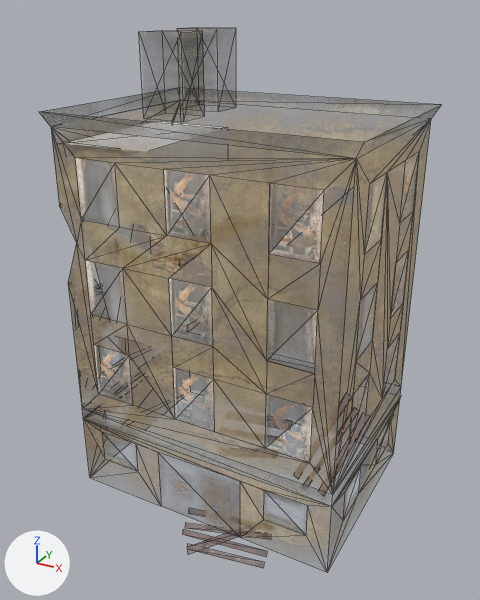
Renders of the FBX model TrashSoup/TrashSoup/TrashSoupContent/Models/Enviro/Buildings/Big_house3_LOD2.FBX from each side of a commit.
Camera for both pictures: a 50 mm camera at (0.0832, -0.1648, 0.1449) aimed at (-0.0074, -0.0001, 0.0626). Arrows for +X, +Y and +Z are at lower left; the lights stay in place. Mesh edges are drawn as thin lines. Where no turn or scale is listed for an object, it has been applied to the vertices. Vertices at the same position are counted once.

In view in the first picture: 'Box004', 'black002', 'planks002'.
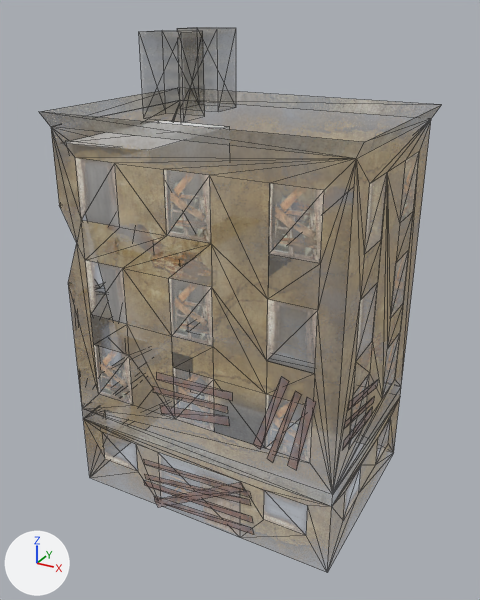
The newer file is also turned or shifted as a whole; pictures and numbers use the older file's frame.

Where the change shows, as pixel boxes [x1, y1, x2, y2] in the pictures (480 x 600 px):
'Box004', shading changed: [42, 89, 440, 542] in both
'planks002', reshaped (8% wider, 7% shorter): before [183, 393, 400, 568]; after [143, 372, 378, 535]

Patch to the scene script:
```diff
--- a/TrashSoup/TrashSoup/TrashSoupContent/Models/Enviro/Buildings/Big_house3_LOD2.FBX.py
+++ b/TrashSoup/TrashSoup/TrashSoupContent/Models/Enviro/Buildings/Big_house3_LOD2.FBX.py
@@ me_mesh_001 @@
 me_mesh_001.from_pydata(...)  # 181 vertices, 303 faces; spans x -0.0481..0.0417, y -0.0337..0.0323, z 0.0..0.1397
 # used by ob_box004; location = (-0.0027, 0.002, 0.0)
+# me_mesh_001 part 2: its shading normals changed
 me_mesh_001.materials.append(mat_09___default)
@@ me_mesh @@
 me_mesh.from_pydata(...)  # 56 vertices, 28 faces; spans x -0.0159..0.0484, y -0.0297..0.0029, z -0.0223..0.0587
 # used by ob_planks002; location = (0.0, 0.0, 0.0)
+# me_mesh part 1: the whole mesh is multiplied about its middle by the matrix ((1.291, 0.104, -0.314), (0.051, 0.994, 0.033), (-0.125, 0.044, 0.816)), then moved by (-0.0091, -0.0037, 0.0115)
 me_mesh.materials.append(mat_downtown_damage_1wall_5)
```
